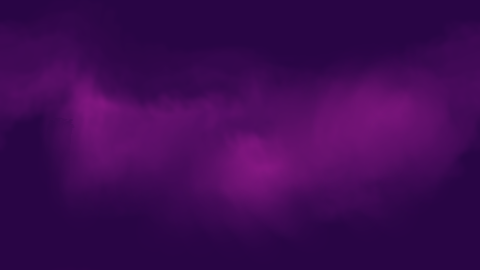
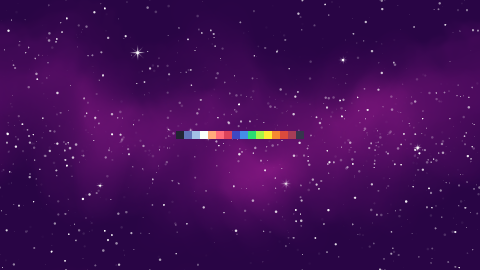
Before/after of a 480px x 270px layered artwork. What changed in the layer stack:
showed "Paint Layer 2(pasted)" over [144,109,336,235]
added layer "Paint Layer 7" above "Background" over [0,0,480,270]
painted on "Background" over [0,0,480,270]
